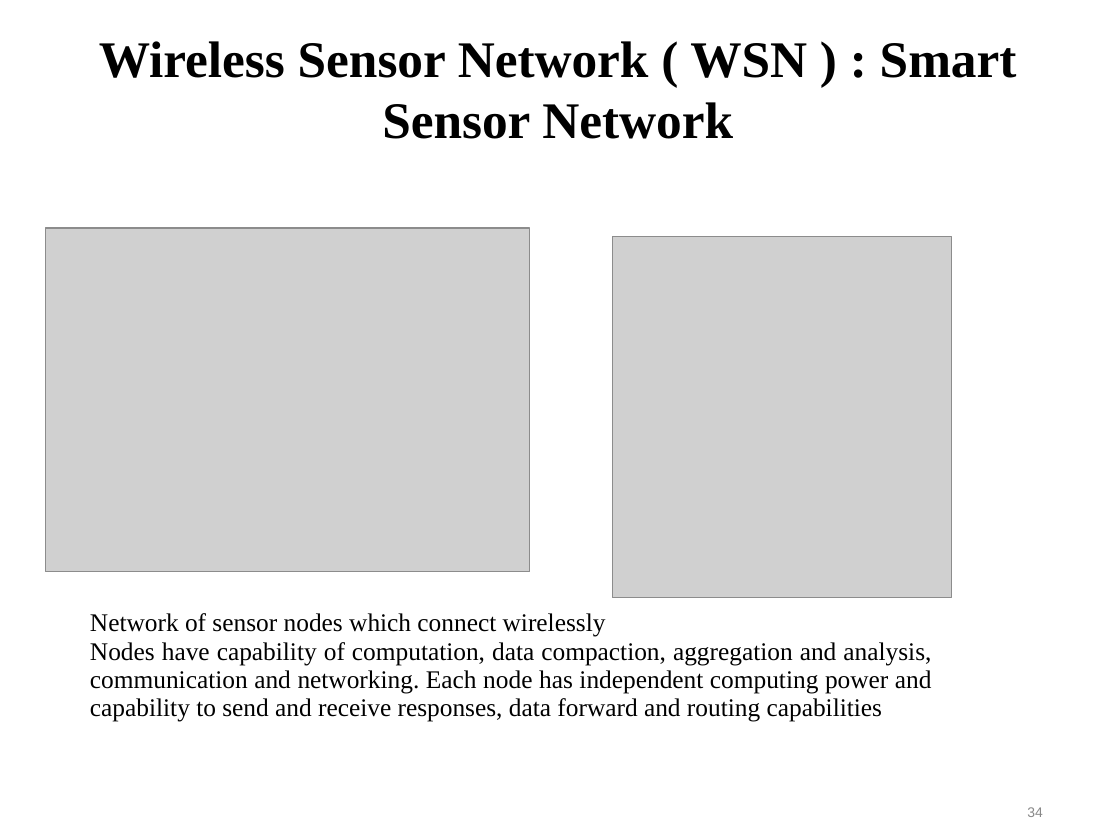
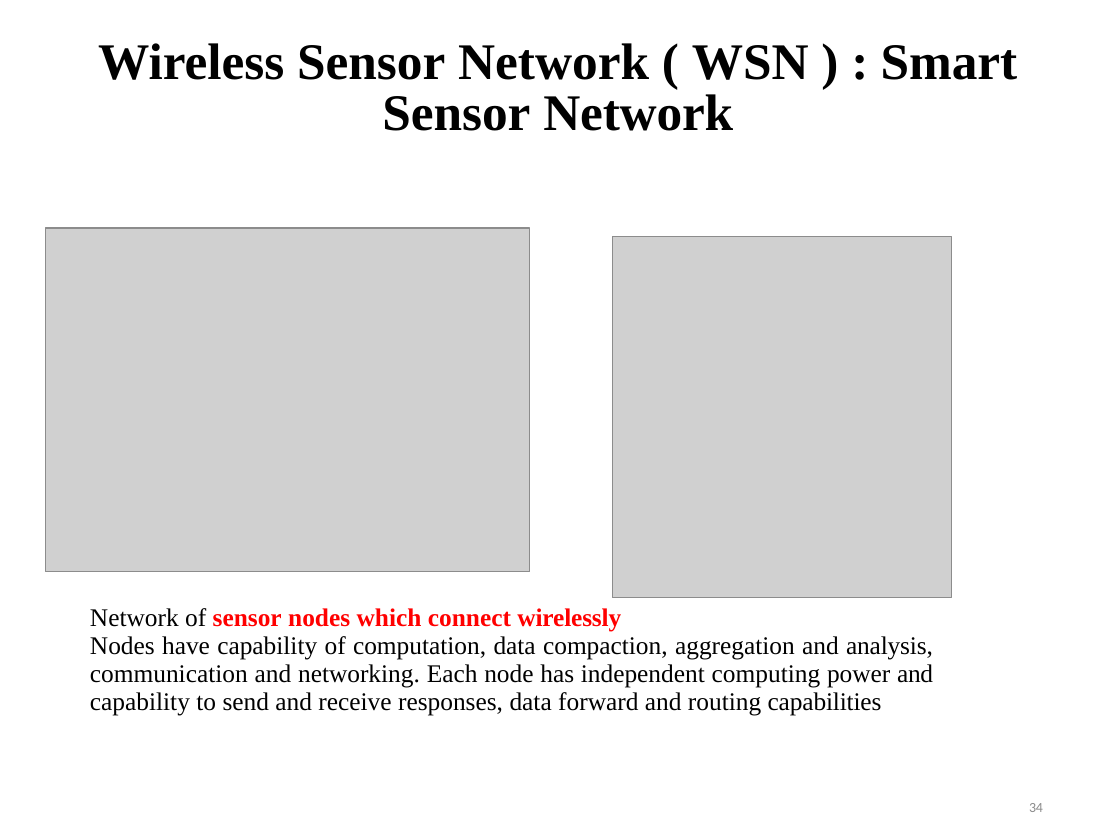
Before and after one commit to najnin26/Internet-of-Things-IoT, a slide deck: slide 34 of Chapter_5_IoT_device_components.pptx. Drawn at 1120x840 pixels with LibreOffice and Linux fonts; fonts in the diff are those of the drawing; grey boxes stand for pictures. Boxes give left, top, right and bottom in pixels: in the first picture for what was removed or moved away, otherwise in the second. Text is boxed around its words. In the diff, an @@ line names an element or a change of style, - is before the commit and + after.

```diff
--- a/Chapter_5_IoT_device_components.pptx
+++ b/Chapter_5_IoT_device_components.pptx
@@ title "Wireless Sensor Network ( WSN ..." at (x1=98, y1=43, x2=1018, y2=131): letter spacing 0 to -0.5 pt in ":"; letter spacing 0 to -0.1 pt in "Network"; line spacing 1 to 35.9pt; more space between paragraphs @@
@@ text "Network of sensor nodes which ..." at (x1=90, y1=608, x2=933, y2=716): text colour #000000 to #FF0000, bold on in "sensor nodes which connect wirelessly"; letter spacing 0 to -0.1 pt in "wirelessly", "analysis, capabilities"; letter spacing 0 to -0.2 pt in "and"; line spacing 1.15 to 20.8pt; more space between paragraphs @@
@@ page number at (x1=1029, y1=803, x2=1043, y2=812): font Arial to Calibri, text colour #888888 to #8C8C8C, letter spacing 0 to -0.2 pt; line spacing 2.32 to 20.9pt @@
```
Also in this commit, not shown: 57 other slides changed.
